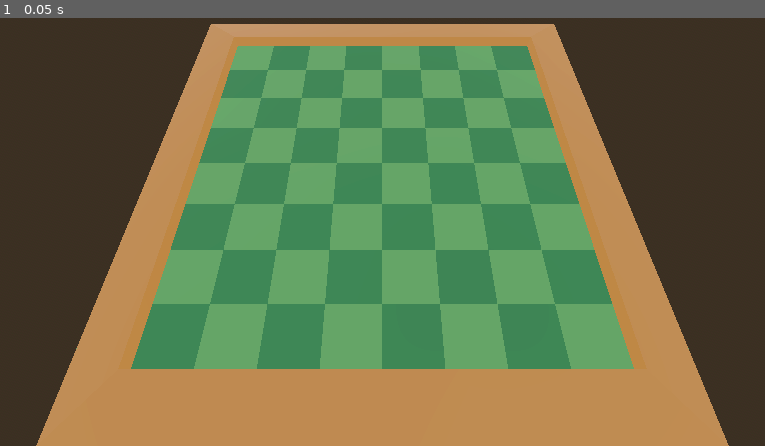
Above: before the commit, frame 1.
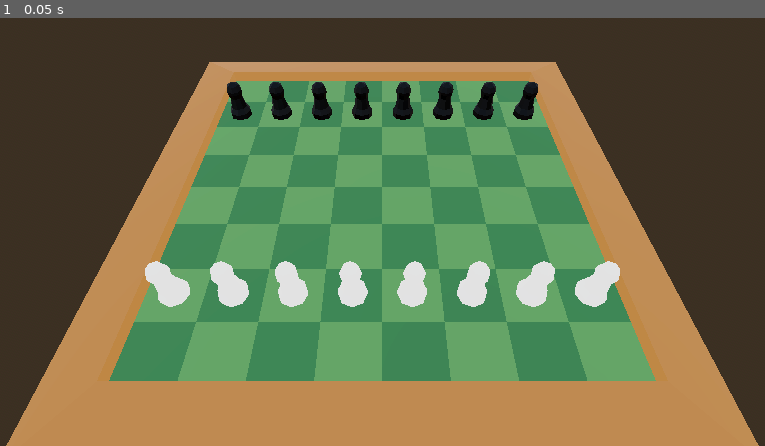
Above: after the commit, the same moment.

Repository: rickyguerin/Fairway-Chess-Jam-Submission
Game: Godot game, scene res://scenes/game.tscn
Two runs of this game, one before a commit and one after it. Both use one fixed random seed, a clock stepped at 60 frames per second and the inputs below.
Inputs:
- Up to frame 1 (0.05 s): no input

The runs differ from the first frame. In frame 1, 32% of the frame differs, in the area x 0-100%, y 1-100%.

Commit message:
Add pawns

Diff:
--- /dev/null
+++ b/godot/scenes/black_pawn.tscn
@@ -0,0 +1,5 @@
+[gd_scene load_steps=2 format=3 uid="uid://0ohvtdi5fq2g"]
+
+[ext_resource type="PackedScene" uid="uid://cq4b8f6g4ttwo" path="res://assets/pieces/black_pawn.glb" id="1_2so2a"]
+
+[node name="black_pawn" instance=ExtResource("1_2so2a")]
--- a/godot/scenes/game.tscn
+++ b/godot/scenes/game.tscn
@@ -1,6 +1,8 @@
-[gd_scene load_steps=5 format=3 uid="uid://4yetqslefb6c"]
+[gd_scene load_steps=7 format=3 uid="uid://4yetqslefb6c"]
 
 [ext_resource type="PackedScene" uid="uid://dtypjdtnjwcx4" path="res://scenes/board.tscn" id="1_v7mcm"]
+[ext_resource type="PackedScene" uid="uid://de0mk7suefx45" path="res://assets/pieces/white_pawn.glb" id="2_ih06c"]
+[ext_resource type="PackedScene" uid="uid://cq4b8f6g4ttwo" path="res://assets/pieces/black_pawn.glb" id="3_nnmnk"]
 
 [sub_resource type="ProceduralSkyMaterial" id="ProceduralSkyMaterial_hvp6o"]
 sky_horizon_color = Color(0.64625, 0.65575, 0.67075, 1)
@@ -20,7 +22,7 @@
 [node name="World" type="Node"]
 
 [node name="DirectionalLight3D" type="DirectionalLight3D" parent="."]
-transform = Transform3D(-0.866025, -0.433013, 0.25, 0, 0.5, 0.866025, -0.5, 0.75, -0.433013, 0, 7.89174, 0)
+transform = Transform3D(1, 0, 0, 0, -4.37114e-08, 1, 0, -1, -4.37114e-08, 0, 7.89174, 0)
 sky_mode = 2
 
 [node name="WorldEnvironment" type="WorldEnvironment" parent="."]
@@ -29,4 +31,57 @@
 [node name="board" parent="." instance=ExtResource("1_v7mcm")]
 
 [node name="Camera3D" type="Camera3D" parent="."]
-transform = Transform3D(1, 0, 0, 0, 0.431456, 0.902134, 0, -0.902134, 0.431456, 0, 10.4162, 7.78469)
+transform = Transform3D(1, 0, 0, 0, 0.625243, 0.78043, 0, -0.78043, 0.625243, 0, 11.7937, 11.3122)
+fov = 60.0
+
+[node name="White Pieces" type="Node" parent="."]
+
+[node name="pawn_1" parent="White Pieces" instance=ExtResource("2_ih06c")]
+transform = Transform3D(1, 0, 0, 0, 1, 0, 0, 0, 1, -7, 0, 5)
+
+[node name="pawn_2" parent="White Pieces" instance=ExtResource("2_ih06c")]
+transform = Transform3D(1, 0, 0, 0, 1, 0, 0, 0, 1, -5, 0, 5)
+
+[node name="pawn_3" parent="White Pieces" instance=ExtResource("2_ih06c")]
+transform = Transform3D(1, 0, 0, 0, 1, 0, 0, 0, 1, -3, 0, 5)
+
+[node name="pawn_4" parent="White Pieces" instance=ExtResource("2_ih06c")]
+transform = Transform3D(1, 0, 0, 0, 1, 0, 0, 0, 1, -1, 0, 5)
+
+[node name="pawn_5" parent="White Pieces" instance=ExtResource("2_ih06c")]
+transform = Transform3D(1, 0, 0, 0, 1, 0, 0, 0, 1, 1, 0, 5)
+
+[node name="pawn_6" parent="White Pieces" instance=ExtResource("2_ih06c")]
+transform = Transform3D(1, 0, 0, 0, 1, 0, 0, 0, 1, 3, 0, 5)
+
+[node name="pawn_7" parent="White Pieces" instance=ExtResource("2_ih06c")]
+transform = Transform3D(1, 0, 0, 0, 1, 0, 0, 0, 1, 5, 0, 5)
+
+[node name="pawn_8" parent="White Pieces" instance=ExtResource("2_ih06c")]
+transform = Transform3D(1, 0, 0, 0, 1, 0, 0, 0, 1, 7, 0, 5)
+
+[node name="Black Pieces" type="Node" parent="."]
+
+[node name="pawn_1" parent="Black Pieces" instance=ExtResource("3_nnmnk")]
+transform = Transform3D(1, 0, 0, 0, 1, 0, 0, 0, 1, -7, 0, -5)
+
+[node name="pawn_2" parent="Black Pieces" instance=ExtResource("3_nnmnk")]
+transform = Transform3D(1, 0, 0, 0, 1, 0, 0, 0, 1, -5, 0, -5)
+
+[node name="pawn_3" parent="Black Pieces" instance=ExtResource("3_nnmnk")]
+transform = Transform3D(1, 0, 0, 0, 1, 0, 0, 0, 1, -3, 0, -5)
+
+[node name="pawn_4" parent="Black Pieces" instance=ExtResource("3_nnmnk")]
+transform = Transform3D(1, 0, 0, 0, 1, 0, 0, 0, 1, -1, 0, -5)
+
+[node name="pawn_5" parent="Black Pieces" instance=ExtResource("3_nnmnk")]
+transform = Transform3D(1, 0, 0, 0, 1, 0, 0, 0, 1, 1, 0, -5)
+
+[node name="pawn_6" parent="Black Pieces" instance=ExtResource("3_nnmnk")]
+transform = Transform3D(1, 0, 0, 0, 1, 0, 0, 0, 1, 3, 0, -5)
+
+[node name="pawn_7" parent="Black Pieces" instance=ExtResource("3_nnmnk")]
+transform = Transform3D(1, 0, 0, 0, 1, 0, 0, 0, 1, 5, 0, -5)
+
+[node name="pawn_8" parent="Black Pieces" instance=ExtResource("3_nnmnk")]
+transform = Transform3D(1, 0, 0, 0, 1, 0, 0, 0, 1, 7, 0, -5)
--- /dev/null
+++ b/godot/scenes/white_pawn.tscn
@@ -0,0 +1,5 @@
+[gd_scene load_steps=2 format=3 uid="uid://bf4gt7j0jtab3"]
+
+[ext_resource type="PackedScene" uid="uid://de0mk7suefx45" path="res://assets/pieces/white_pawn.glb" id="1_b4ctv"]
+
+[node name="white_pawn" instance=ExtResource("1_b4ctv")]
Binary file added: godot/assets/pieces/black_pawn.glb
Not shown, added: godot/assets/pieces/black_pawn.glb.import
Binary file added: godot/assets/pieces/white_pawn.glb
Not shown, added: godot/assets/pieces/white_pawn.glb.import
